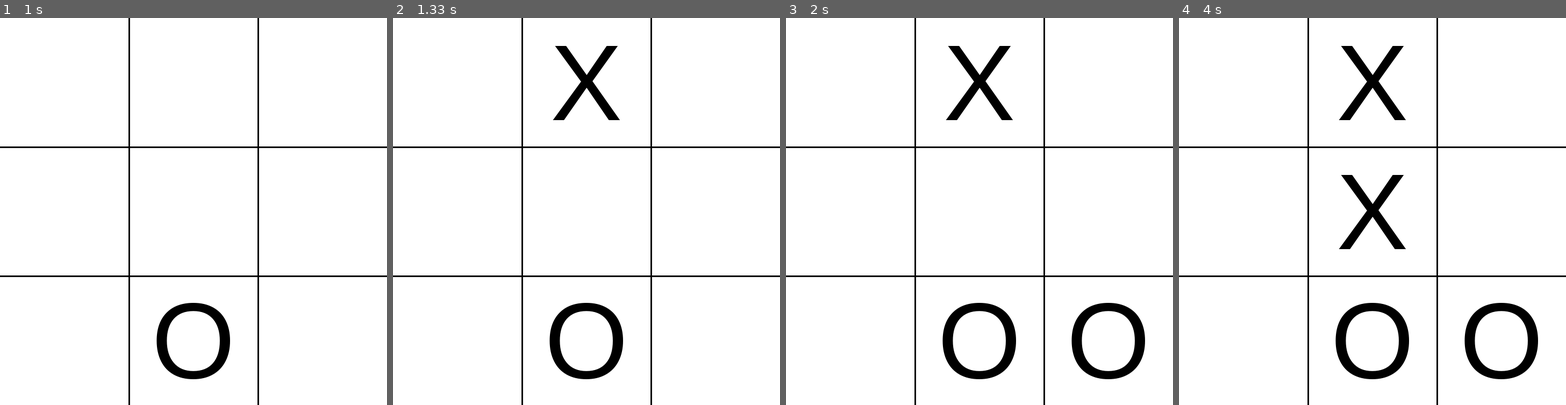
Above: before the commit, frames 1-4 (left to right).
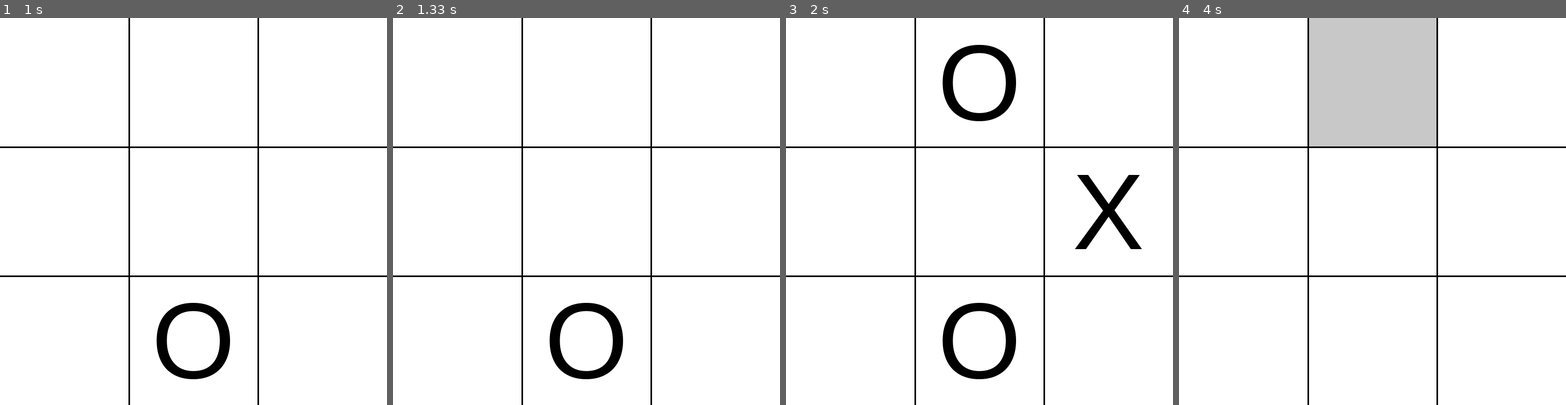
Above: after the commit, the same moments.

Repository: bridgerrholt/pygame-tic-tac-toe
Game: pygame game, started from main.py
Two runs of this game, one before a commit and one after it. Both use one fixed random seed, a clock stepped at 60 frames per second and the inputs below. The source is Python 2; it was converted automatically to run under Python 3.
Inputs (mouse positions are in pixels of both pictures, inside the frame that each line leads up to):
- Up to frame 1 (1 s): press the mouse at (100, 215) at 0.37 s; move the mouse to (166, 257) at 0.47 s; release the mouse at (232, 296) at 0.6 s
- Up to frame 2 (1.33 s): click (594, 79) at 1.22 s
- Up to frame 3 (2 s): click (1126, 358) at 1.55 s; click (917, 83) at 1.88 s
- Up to frame 4 (4 s): click (1507, 288) at 2.55 s; click (1387, 196) at 2.92 s; click (1314, 323) at 3.38 s; click (1337, 87) at 3.72 s

Frame 1 is identical in both runs. In frame 2, 1.1% of the frame differs, in the area x 41-59%, y 7-27%; in frame 3, 4.4%; in frame 4, 15%, in the area x 33-93%, y 0-94%.

Commit message:
AI begain

Diff:
--- a/game_board.py
+++ b/game_board.py
@@ -1,5 +1,8 @@
 import pygame
 from pygame.locals import *
+
+import time
+import random
 
 class GameBoard(object):
 	def __init__(self, x, y, eventHandler, mainSurface):
@@ -39,6 +42,8 @@
 		self.over = False
 		self.winner = 0
 
+		self.computerPause = 0
+
 
 
 	def setPoints(self):
@@ -63,47 +68,59 @@
 		if self.screen == 0:
 			mouseX, mouseY = self.eventHandler.mouse.x, self.eventHandler.mouse.y
 
-			if (mouseX >= self.x and mouseX <= self.linePositions[0][2]) or \
-			   (mouseY >= self.y and mouseY <= self.linePositions[1][2]):
-				tileX, tileY = 0, 0
-
-				if mouseY < self.linePositions[1][0]:
-					tileY = 0
-				elif mouseY < self.linePositions[1][1]:
-					tileY = 1
-				else:
-					tileY = 2
-
-				if mouseX < self.linePositions[0][0]:
-					tileX = 0
-				elif mouseX < self.linePositions[0][1]:
-					tileX = 1
-				else:
-					tileX = 2
-
-				self.squareHover = (True, (tileY, tileX))
-
-			else:
-				self.squareHover = (False, (0, 0))
-
-			if self.squareHover[0] and self.eventHandler.mouse.left.release:
-				if self.squares[self.squareHover[1][0]][self.squareHover[1][1]] == 0:
-					self.squares[self.squareHover[1][0]][self.squareHover[1][1]] = self.playerTurn
-
-					self.checkWin()
-					if self.over:
-						self.screen = 1
-						print "ay"
-
-					if self.playerTurn == 1:
-						self.playerTurn = 2
+			played = False
+
+			if self.playerTurn == 1:
+				if (mouseX >= self.x and mouseX <= self.linePositions[0][2]) or \
+				   (mouseY >= self.y and mouseY <= self.linePositions[1][2]):
+					tileX, tileY = 0, 0
+
+					if mouseY < self.linePositions[1][0]:
+						tileY = 0
+					elif mouseY < self.linePositions[1][1]:
+						tileY = 1
 					else:
-						self.playerTurn = 1
+						tileY = 2
+
+					if mouseX < self.linePositions[0][0]:
+						tileX = 0
+					elif mouseX < self.linePositions[0][1]:
+						tileX = 1
+					else:
+						tileX = 2
+
+					self.squareHover = (True, (tileY, tileX))
+
+				else:
+					self.squareHover = (False, (0, 0))
+
+				if self.squareHover[0] and self.eventHandler.mouse.left.release:
+					if self.squares[self.squareHover[1][0]][self.squareHover[1][1]] == 0:
+						self.squares[self.squareHover[1][0]][self.squareHover[1][1]] = self.playerTurn
+						played = True
+
+			elif time.time() > self.computerPause:
+				self.computerTurn()
+				played = True
+
+
+			if played:
+				print self.squares
+				print self.playerTurn
+				self.checkWin()
+				if self.over:
+					self.screen = 1
+					print "ay"
+
+				if self.playerTurn == 1:
+					self.playerTurn = 2
+					self.computerPause = time.time() + 1
+				else:
+					self.playerTurn = 1
 		else:
 			if self.eventHandler.mouse.left.release:
 				if self.screen == 1:
 					self.over = False
-					self.winner = 0
 					self.squareHover = (False, (0, 0))
 					self.playerTurn = self.playerFirst
 					for i in range(len(self.squares)):
@@ -111,9 +128,57 @@
 							self.squares[i][j] = 0
 					self.screen = 2
 				else:
+					self.winner = 0
 					self.screen = 0
 
+	def computerTurn(self):
+		emptySlots = []
+		for i in range(len(self.squares)):
+			for j in range(len(self.squares[i])):
+				if self.squares[i][j] == 0:
+					emptySlots.append((i, j))
+
+		# Counts player markers.
+		counts = [
+			[0, 0, 0],  # rows
+			[0, 0, 0]   # columns
+		]
+		for i in range(len(self.squares)):
+			for j in range(len(self.squares[i])):
+				if self.squares[i][j] == 1:
+					counts[0][i] += 1
+					counts[1][j] += 1
+
+		played = False
+		for i in range(len(counts)):
+			for j in range(len(counts[i])):
+				if counts[i][j] == 2:
+					if i == 0:
+						for k in range(len(self.squares[j])):
+							if self.squares[j][k] == 0:
+								self.squares[j][k] = self.playerTurn
+								played = True
+								break
+
+				if played: break
+			if played: break
+
+
+
+
+		print counts
+
+
+		index = random.randrange(len(emptySlots))
+		self.squares[emptySlots[index][0]][emptySlots[index][1]] = self.playerTurn
+
 	def checkWin(self):
+		emptyCount = 0
+		for i in range(len(self.squares)):
+			for j in range(len(self.squares[i])):
+				if self.squares[i][j] == 0:
+					emptyCount += 1
+
 		for i in range(1, 3):
 			for j in range(0, 3):
 				if self.squares[j][0] == i and self.squares[j][1] == i and self.squares[j][2] == i:
@@ -134,6 +199,11 @@
 				self.winner = i
 				break
 
+		if not self.over and emptyCount == 0:
+			self.winner = 0
+			self.over = True
+			return
+
 
 	def drawSquares(self):
 		x, y = 0, 0
@@ -181,26 +251,38 @@
 		if self.screen != 2:
 			self.drawSquares()
 
+			if self.screen == 1:
+				lineColor = Color(150, 0, 0)
+			else:
+				lineColor = self.lineColor
+
 			# Horizontal lines.
-			pygame.draw.line(self.mainSurface, self.lineColor,
+			pygame.draw.line(self.mainSurface, lineColor,
 				(self.x,                   self.linePositions[1][0]),
 				(self.linePositions[0][2], self.linePositions[1][0]), self.lineThickness)
 
-			pygame.draw.line(self.mainSurface, self.lineColor,
+			pygame.draw.line(self.mainSurface, lineColor,
 				(self.x,                   self.linePositions[1][1]),
 				(self.linePositions[0][2], self.linePositions[1][1]), self.lineThickness)
 
 			# Vertical lines.
-			pygame.draw.line(self.mainSurface, self.lineColor,
+			pygame.draw.line(self.mainSurface, lineColor,
 				(self.linePositions[0][0], self.y),
 				(self.linePositions[0][0], self.linePositions[1][2]), self.lineThickness)
 
-			pygame.draw.line(self.mainSurface, self.lineColor,
+			pygame.draw.line(self.mainSurface, lineColor,
 				(self.linePositions[0][1], self.y),
 				(self.linePositions[0][1], self.linePositions[1][2]), self.lineThickness)
 
 		else:
-			toBlit = self.winFont.render("Player " + str(self.winner) + " wins!", True, self.lineColor)
+			if self.winner == 0:
+				text = "CAT!"
+			elif self.winner == 1:
+				text = "Player wins!"
+			elif self.winner == 2:
+				text = "Computer wins!"
+
+			toBlit = self.winFont.render(text, True, self.lineColor)
 			self.mainSurface.blit(toBlit, (
 				self.mainSurface.get_width()/2.0 - toBlit.get_width()/2.0,
 				100))
